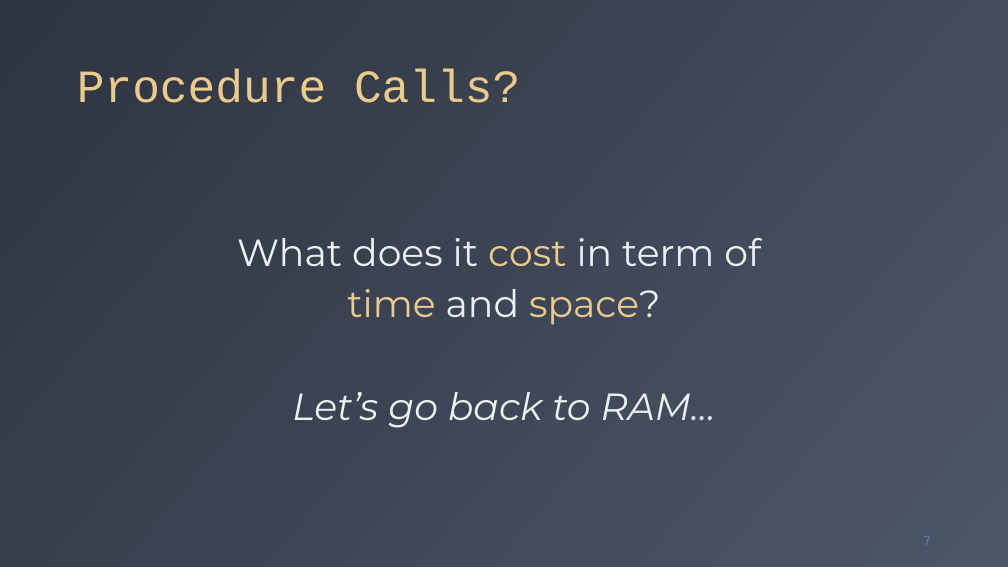
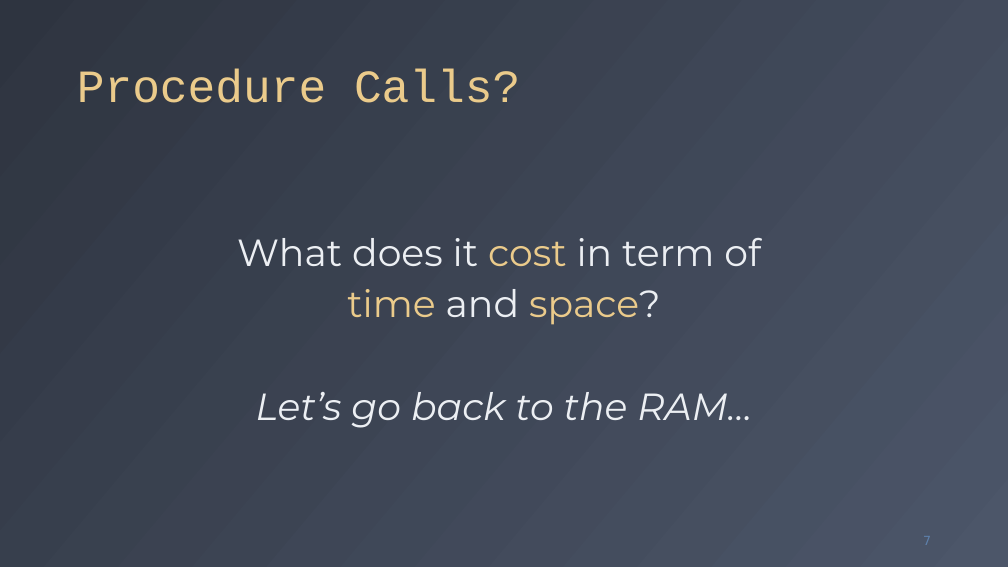
Before and after one commit to fchauvel/ntnu-idata2302-website, a slide deck: slide 7 of source/recursion/_static/procedure_calls/procedure_calls.pptx. Drawn at 1008x567 pixels with LibreOffice and Linux fonts; fonts in the diff are those of the drawing. Boxes give left, top, right and bottom in pixels: in the first picture for what was removed or moved away, otherwise in the second. Text is boxed around its words. In the diff, an @@ line names an element or a change of style, - is before the commit and + after.

```diff
--- a/source/recursion/_static/procedure_calls/procedure_calls.pptx
+++ b/source/recursion/_static/procedure_calls/procedure_calls.pptx
@@ text at (x1=256, y1=392, x2=752, y2=428): text changed @@
-Let’s go back to RAM…
+Let’s go back to the RAM…
```
Also in this commit, not shown: 8 other slides changed, 2 slides added, 2 slides removed, 1 other file.
